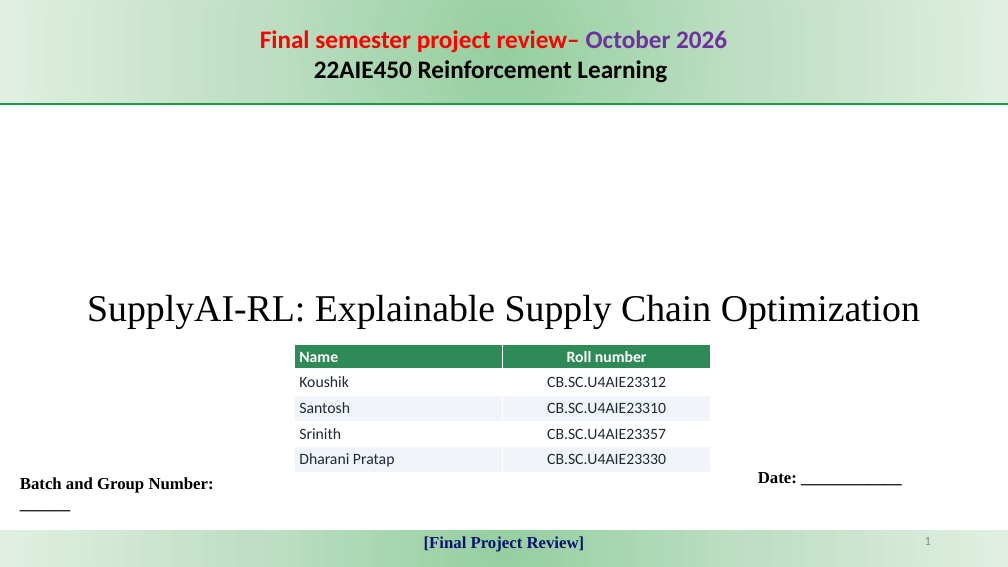
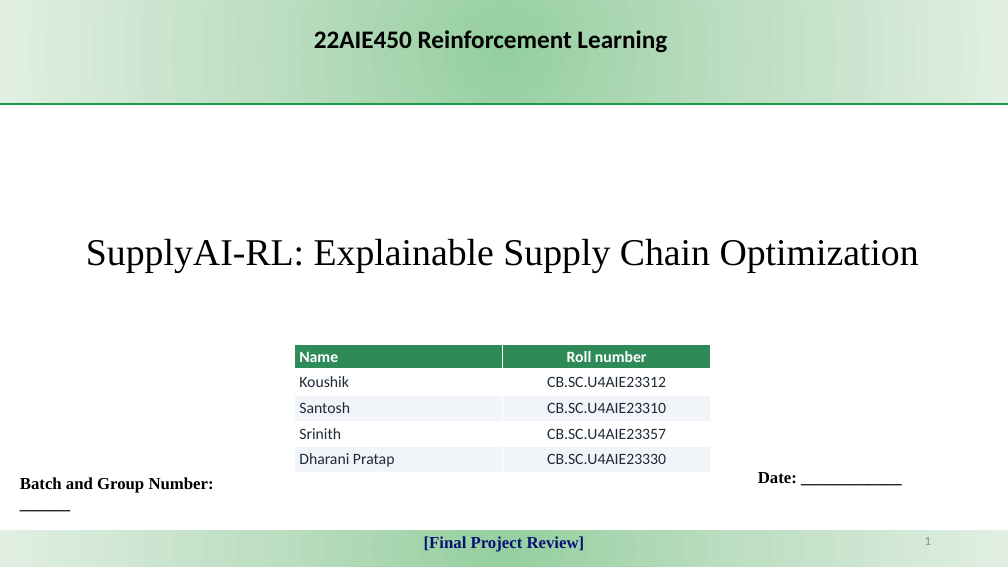
Before and after one commit to KJSK-Koushik/Supply-AI-RL-Explainable-supply-chain-Optimisation, a slide deck: slide 1 of reports/SupplyAI-RL_Final_Project_Review.pptx. Drawn at 1008x567 pixels with LibreOffice and Linux fonts; fonts in the diff are those of the drawing. Boxes give left, top, right and bottom in pixels: in the first picture for what was removed or moved away, otherwise in the second. Text is boxed around its words. In the diff, an @@ line names an element or a change of style, - is before the commit and + after.

Commit message:
Final-review deck: the 25-slide version after the team's edits
Removed the data-age, error-analysis, engineering-evidence and limitations
slides, and brought the outline in line with what is left. The build script
(scripts/build_final_deck.py) still produces the longer 29-slide draft.

```diff
--- a/reports/SupplyAI-RL_Final_Project_Review.pptx
+++ b/reports/SupplyAI-RL_Final_Project_Review.pptx
@@ text at [260,30,727,53]: paragraph removed @@
-Final semester project review– October 2026
@@ text "SupplyAI-RL: Explainable Supply Chain Optimization": place and size @@
-text "SupplyAI-RL: Explainable Supply Chain Optimization" at [87,294,920,328]
+text "SupplyAI-RL: Explainable Supply Chain Optimization" at [86,238,919,273]
```
Also in this commit, not shown: 3 other slides changed, 4 slides removed.
